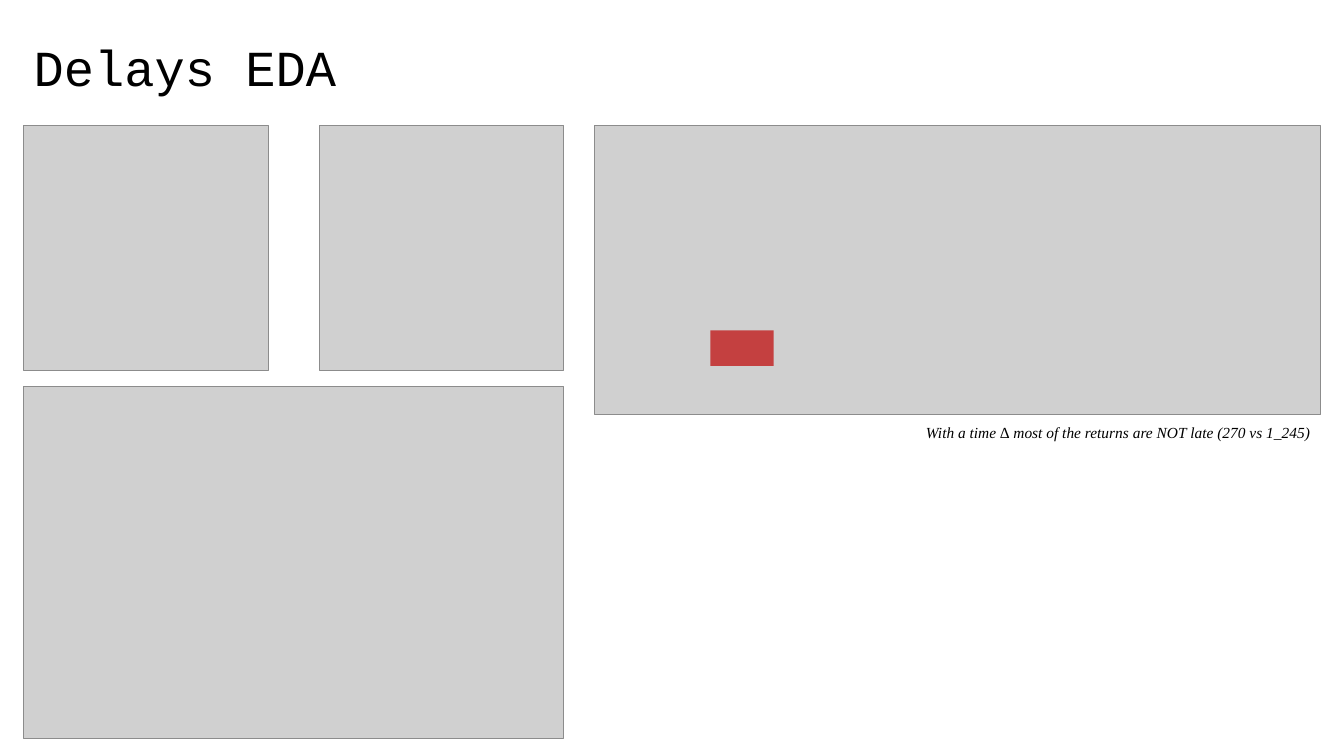
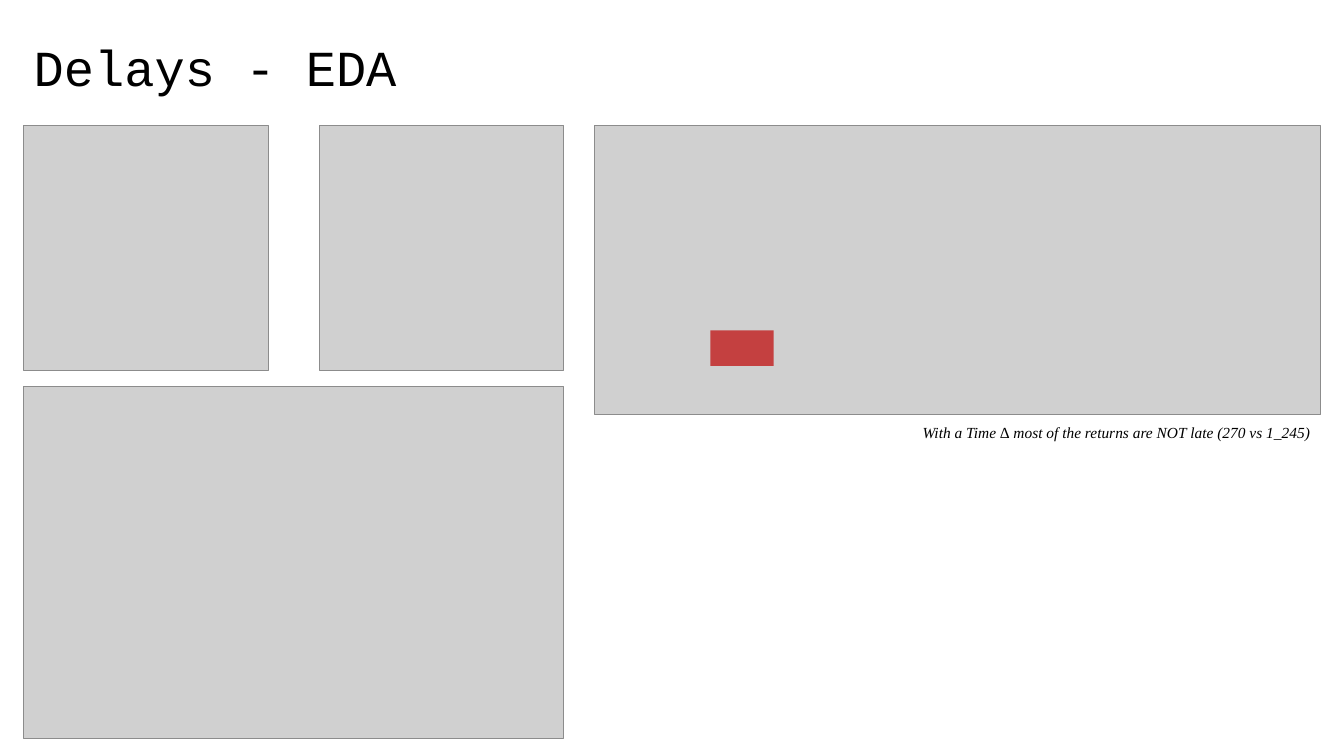
Before and after one commit to 40tude/02_Data-Science_Fullstack_march_2024, a slide deck: slide 2 of 08_deployment/99_Project_getaround/01_getaround_project.pptx. Drawn at 1344x756 pixels with LibreOffice and Linux fonts; fonts in the diff are those of the drawing; grey boxes stand for pictures. Boxes give left, top, right and bottom in pixels: in the first picture for what was removed or moved away, otherwise in the second. Text is boxed around its words. In the diff, an @@ line names an element or a change of style, - is before the commit and + after.

```diff
--- a/08_deployment/99_Project_getaround/01_getaround_project.pptx
+++ b/08_deployment/99_Project_getaround/01_getaround_project.pptx
@@ title at <box>34,49,397,97</box>: text changed @@
-Delays EDA
+Delays - EDA
@@ text at <box>923,427,1310,442</box>: text changed @@
-With a time ∆ most of the returns are NOT late (270 vs 1_245)
+With a Time ∆ most of the returns are NOT late (270 vs 1_245)
```
Also in this commit, not shown: 8 other slides changed, 1 slide added, 3 other files.
